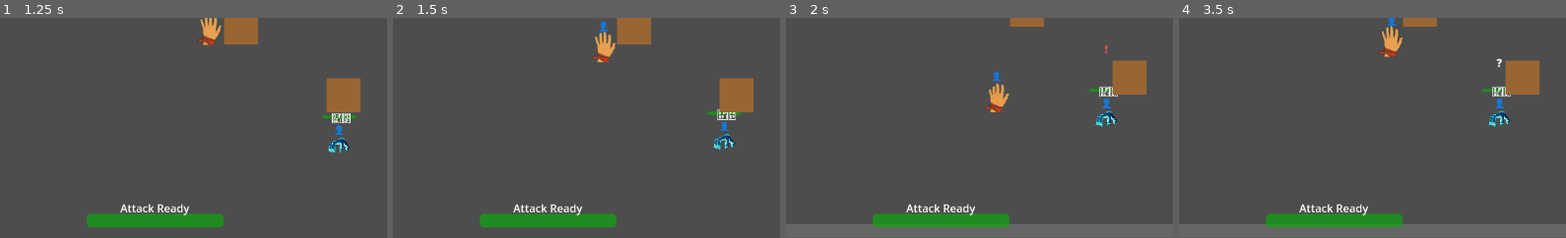
Above: before the commit, frames 1-4 (left to right).
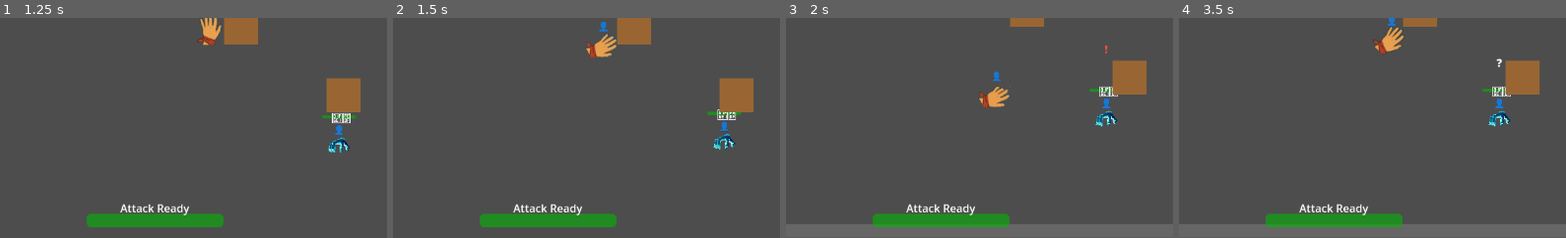
Above: after the commit, the same moments.

Repository: LouisZCode/rogue_hands_action_v1
Game: Godot game, scene res://scenes/main.tscn
Two runs of this game, one before a commit and one after it. Both use one fixed random seed, a clock stepped at 60 frames per second and the inputs below.
Inputs:
- Up to frame 1 (1.25 s): hold Right (move_right) from 0.53 s (still down); tap Space (attack) at 0.6 s
- Up to frame 2 (1.5 s): release Right (move_right) at 1.28 s; hold Down (move_down) from 1.28 s (still down); tap S (gesture_paper) at 1.35 s
- Up to frame 3 (2 s): keep holding Down (move_down)
- Up to frame 4 (3.5 s): release Down (move_down) at 2.03 s; hold Right (move_right) 2.03-2.78 s; hold A (gesture_rock) 2.03-2.78 s; tap Enter at 2.75 s; hold Up (move_up) from 2.78 s (still down); tap D (gesture_scissors) at 2.85 s
The pictures show only the part of the screen within x 30-80%, y 48-98%; the shares and areas given below are measured in that part.

Frame 1 is identical in both runs. In frame 2, 0.5% of the frame differs, in the area x 49-58%, y 6-21%; in frame 3, 0.5%; in frame 4, 0.5%.

Commit message:
correct direction of attacks and sprites

Diff:
--- a/Scripts/Player.gd
+++ b/Scripts/Player.gd
@@ -57,6 +57,11 @@
 # Directional rotation
 var current_rotation: float = 0.0
 var rotation_tween: Tween
+
+# Direction preservation system
+var last_movement_direction: float = 0.0  # Preserve last walking direction
+var entering_stance_direction: float = 0.0  # Direction when entering stance
+var previous_stance: Stance = Stance.NEUTRAL  # Track stance changes
 
 # References
 @onready var sprite: AnimatedSprite2D = $Sprite
@@ -212,9 +217,29 @@
 
 func change_stance(new_stance: Stance):
 	if current_stance != new_stance:
+		# Handle direction preservation when changing stances
+		handle_stance_direction_change(current_stance, new_stance)
+
+		previous_stance = current_stance
 		current_stance = new_stance
 		update_stance_visual()
 		stance_changed.emit(current_stance)
+
+func handle_stance_direction_change(old_stance: Stance, new_stance: Stance):
+	# Entering a stance from neutral - preserve current direction
+	if old_stance == Stance.NEUTRAL and new_stance != Stance.NEUTRAL:
+		# Use current sprite rotation if actively moving, otherwise use last movement direction
+		if velocity.length() > movement_threshold:
+			entering_stance_direction = sprite.rotation_degrees
+		else:
+			# Use last known movement direction when idle
+			entering_stance_direction = last_movement_direction
+		print("Entering stance - preserving direction: ", entering_stance_direction)
+
+	# Exiting stance back to neutral - restore preserved direction
+	elif old_stance != Stance.NEUTRAL and new_stance == Stance.NEUTRAL:
+		# Don't immediately restore here - let update_stance_visual handle it
+		print("Exiting stance - will restore direction: ", entering_stance_direction)
 
 func update_stance_visual():
 	# Update animation and scale based on stance
@@ -227,21 +252,26 @@
 			else:
 				sprite.play("idle")
 				current_animation_state = "idle"
+
+			# If we just exited a stance, restore the preserved direction
+			if previous_stance != Stance.NEUTRAL:
+				sprite.rotation_degrees = entering_stance_direction
+				print("Restored direction after exiting stance: ", entering_stance_direction)
 		Stance.ROCK:
 			sprite.play("rock")
-			sprite.rotation_degrees = 0.0  # Reset rotation for combat clarity
+			sprite.rotation_degrees = entering_stance_direction  # Preserve direction when entering stance
 			sprite.position = base_position  # Reset position
 			if rotation_tween: rotation_tween.kill()  # Stop any rotation tweens
 			current_animation_state = "rock"
 		Stance.PAPER:
 			sprite.play("paper")
-			sprite.rotation_degrees = 0.0  # Reset rotation for combat clarity
+			sprite.rotation_degrees = entering_stance_direction  # Preserve direction when entering stance
 			sprite.position = base_position  # Reset position
 			if rotation_tween: rotation_tween.kill()  # Stop any rotation tweens
 			current_animation_state = "paper"
 		Stance.SCISSORS:
 			sprite.play("scissors")
-			sprite.rotation_degrees = 0.0  # Reset rotation for combat clarity
+			sprite.rotation_degrees = entering_stance_direction  # Preserve direction when entering stance
 			sprite.position = base_position  # Reset position
 			if rotation_tween: rotation_tween.kill()  # Stop any rotation tweens
 			current_animation_state = "scissors"
@@ -295,6 +325,9 @@
 	if current_animation_state == "walking" and velocity.length() > movement_threshold:
 		var movement_angle = velocity.angle()
 		var target_rotation_degrees = rad_to_deg(movement_angle) + 90  # Adjust for sprite orientation
+
+		# Store the current movement direction for stance preservation
+		last_movement_direction = target_rotation_degrees
 
 		# Smooth rotation transition
 		if abs(target_rotation_degrees - current_rotation) > 5:  # Only rotate if significant change
Binary file changed: assets/test_sprites/paper_enemy.png
Binary file changed: assets/test_sprites/paper_player.png
Binary file changed: assets/test_sprites/rock_enemy.png
Binary file changed: assets/test_sprites/rock_player.png
Binary file changed: assets/test_sprites/scissor_enemy.png
Binary file changed: assets/test_sprites/scissor_player.png
